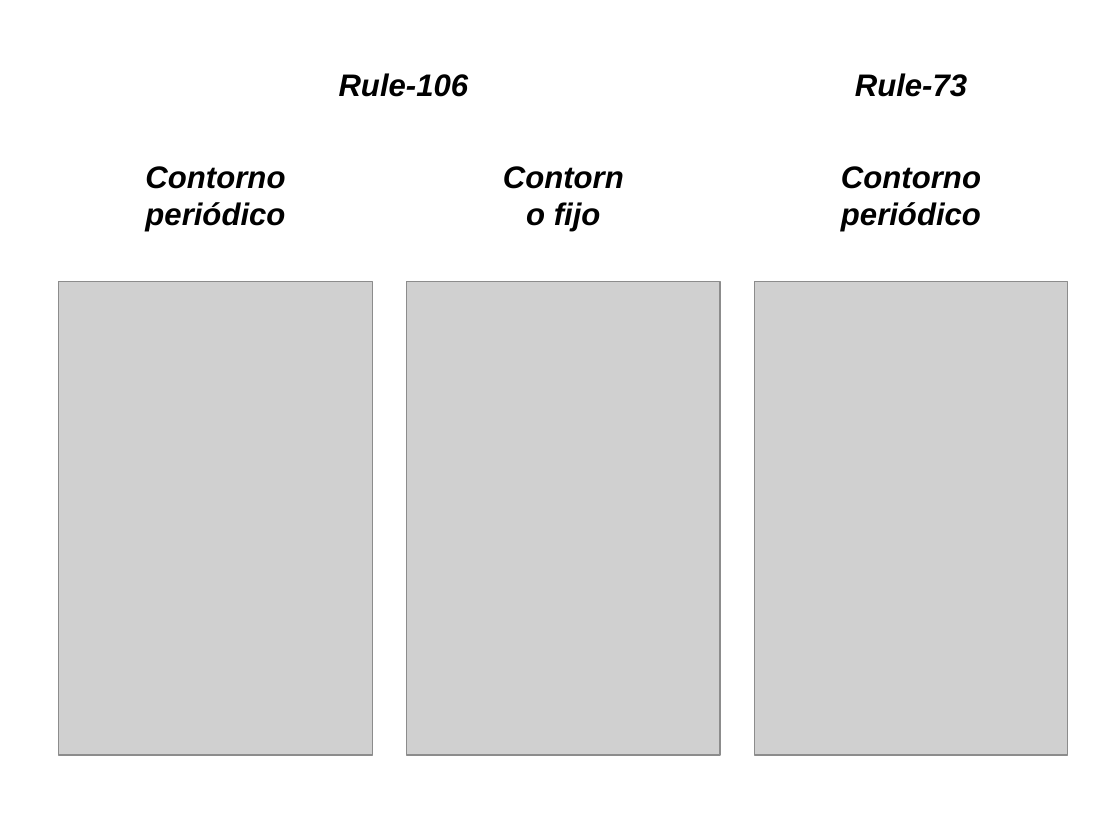
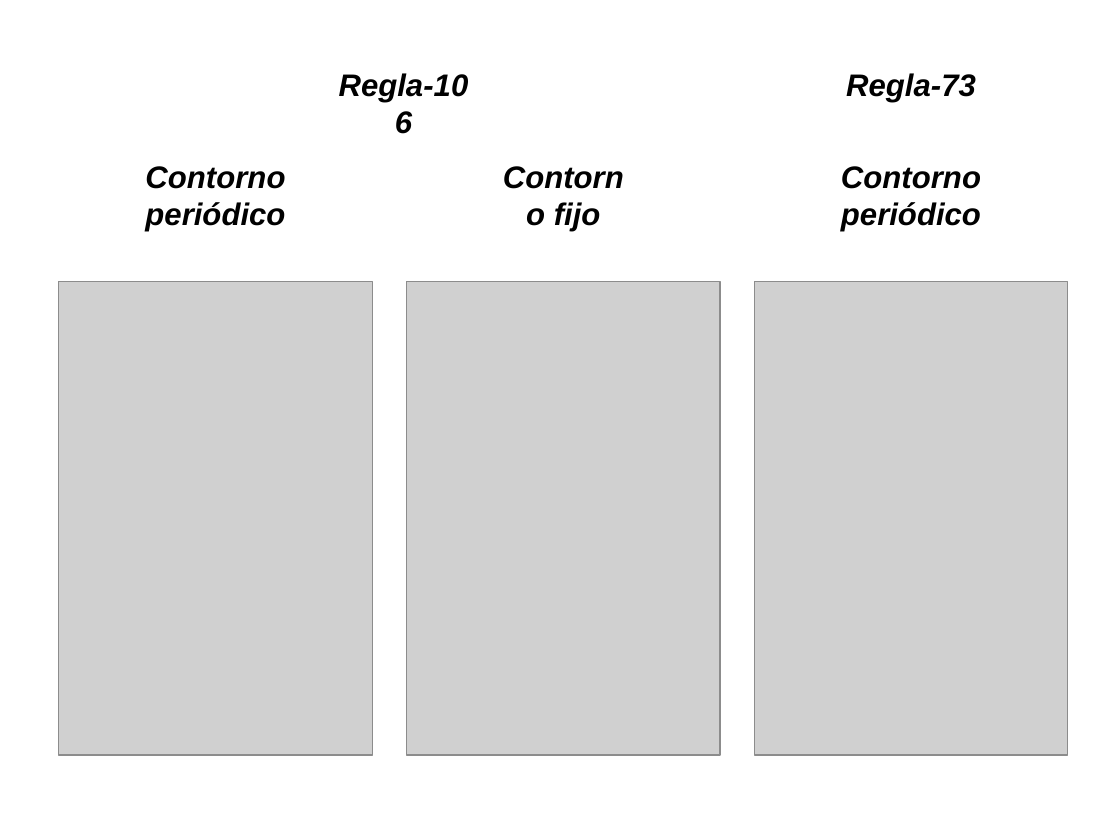
Before and after one commit to gasparalfaro/Tesis-Tesis, a slide deck: slide 21 of Presentacion/Thesis Presentation Gaspar Alfaro.pptx. Drawn at 1120x840 pixels with LibreOffice and Linux fonts; fonts in the diff are those of the drawing; grey boxes stand for pictures. Boxes give left, top, right and bottom in pixels: in the first picture for what was removed or moved away, otherwise in the second. Text is boxed around its words. In the diff, an @@ line names an element or a change of style, - is before the commit and + after.

```diff
--- a/Presentacion/Thesis Presentation Gaspar Alfaro.pptx
+++ b/Presentacion/Thesis Presentation Gaspar Alfaro.pptx
@@ text at (339, 73, 469, 102): text changed @@
-Rule-106
+Regla-106
@@ text at (846, 73, 976, 102): text changed @@
-Rule-73
+Regla-73
```
Also in this commit, not shown: 26 other slides changed, 1 slide added.
